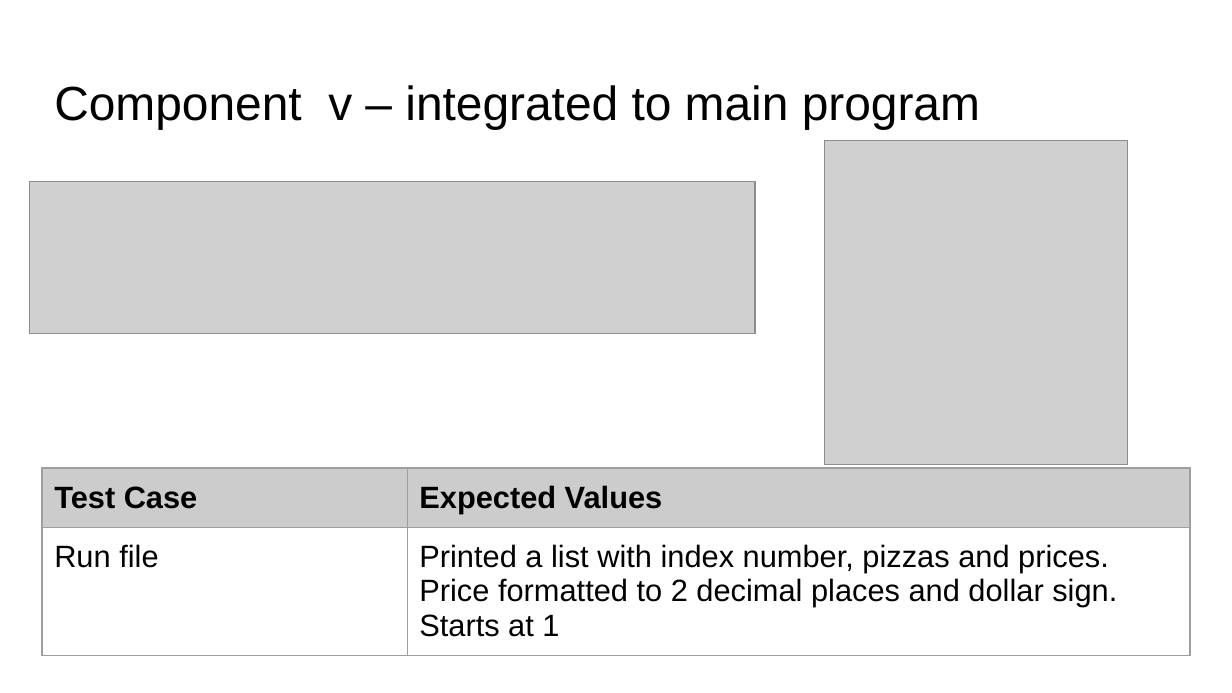
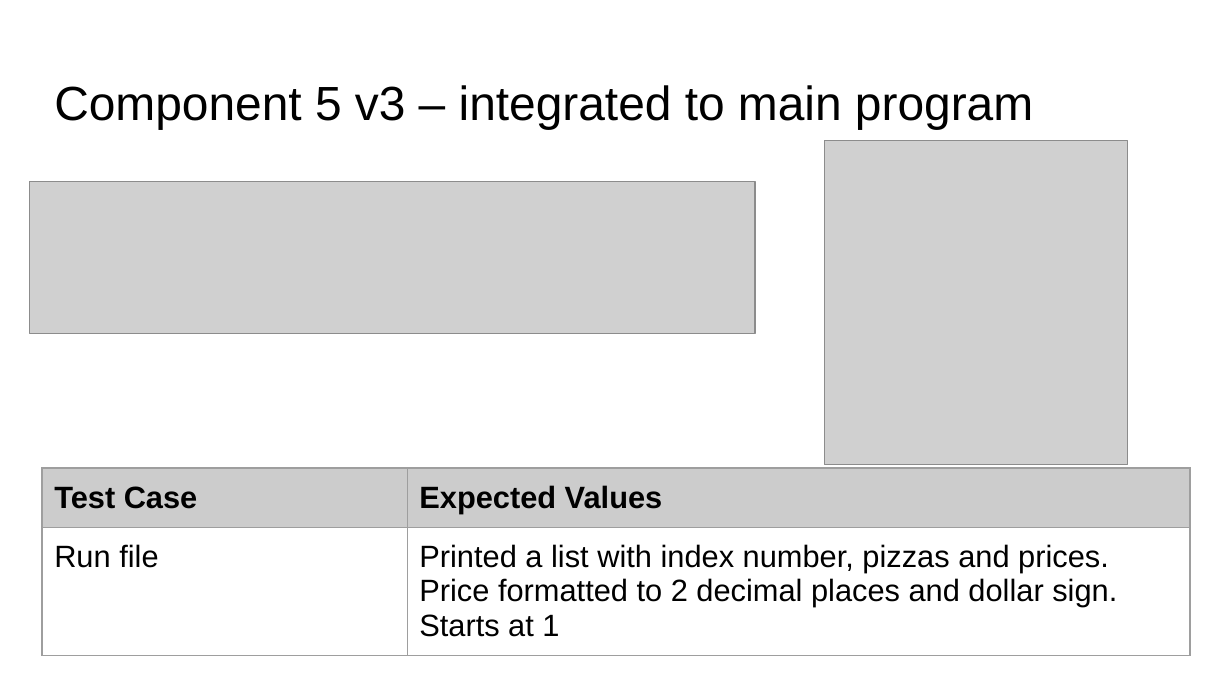
Before and after one commit to KaitlinEus/Pizza_bot, a slide deck: slide 30 of Python.pptx. Drawn at 1232x693 pixels with LibreOffice and Linux fonts; fonts in the diff are those of the drawing; grey boxes stand for pictures. Boxes give left, top, right and bottom in pixels: in the first picture for what was removed or moved away, otherwise in the second. Text is boxed around its words. In the diff, an @@ line names an element or a change of style, - is before the commit and + after.

```diff
--- a/Python.pptx
+++ b/Python.pptx
@@ title at (x1=54, y1=85, x2=1033, y2=129): text changed @@
-Component v – integrated to main program
+Component 5 v3 – integrated to main program
```
Also in this commit, not shown: 1 other slide changed, 1 slide added, 2 other files.
